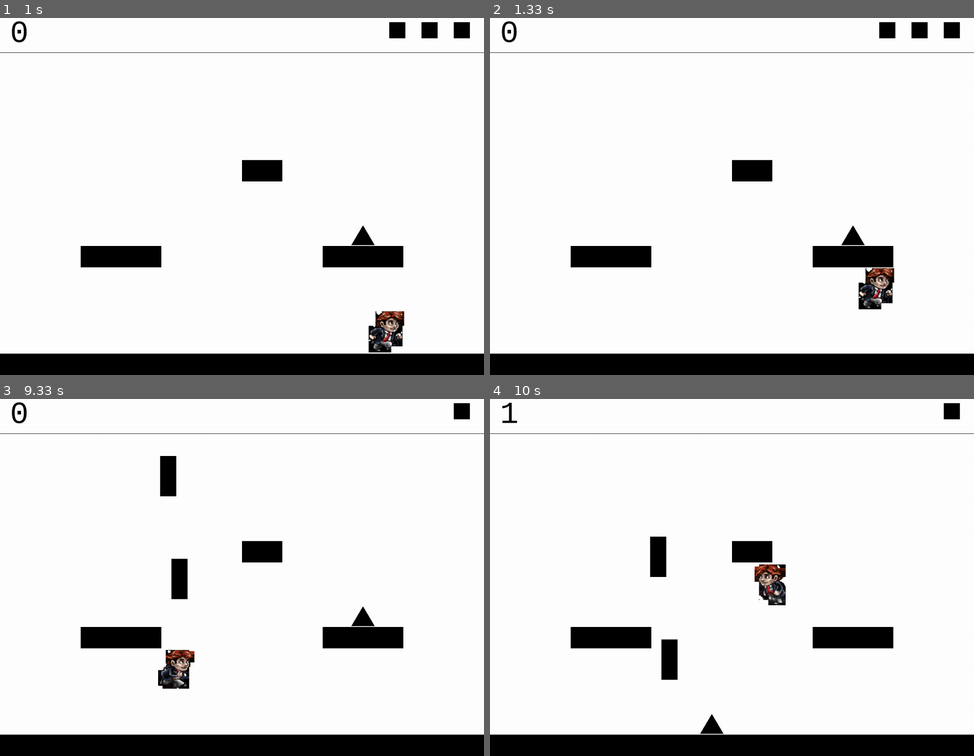
Above: before the commit, frames 1-4 (two rows, left to right).
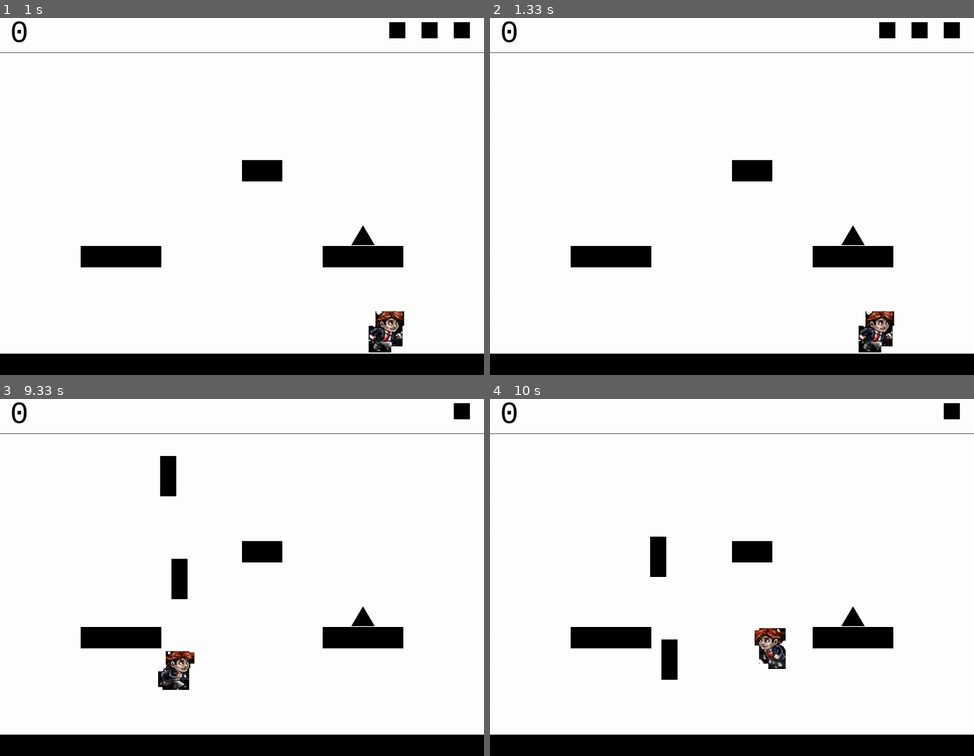
Above: after the commit, the same moments.

Repository: stevenacalhoun/geoplay
Game: pygame game, started from geometricPlay.py
Two runs of this game, one before a commit and one after it. Both use one fixed random seed, a clock stepped at 60 frames per second and the inputs below.
Inputs:
- Up to frame 1 (1 s): tap Enter at 0.33, 0.67 s
- Up to frame 2 (1.33 s): tap Space at 1 s
- Up to frame 3 (9.33 s): hold Right 1.33-1.8 s; hold Left 1.83-2.37 s; hold Left 2.4-2.8 s; hold Right 2.83-3.47 s; hold Left 3.5-3.97 s; hold Right 4-4.47 s; hold Right 4.5-4.97 s; hold Left 5-5.53 s; hold Left 5.57-5.97 s; hold Right 6-6.63 s; hold Left 6.67-7.13 s; hold Right 7.17-7.63 s; hold Right 7.67-8.13 s; hold Left 8.17-8.7 s; hold Left 8.73-9.13 s; hold Right from 9.17 s (still down); tap Space at 9.23 s
- Up to frame 4 (10 s): tap Space at 9.53, 9.9 s; release Right at 9.8 s; hold Left from 9.83 s (still down)

Frame 1 is identical in both runs. In frame 2, 1.4% of the frame differs, in the area x 76-84%, y 70-94%; in frame 3, 0.4%; in frame 4, 1.7%, in the area x 2-78%, y 0-94%.

Commit message:
Changed the way collisions work so now when you bump your head on a platform or boundary, you immediately start falling instead of hovering there for just a moment

Diff:
--- a/lib/sprites.py
+++ b/lib/sprites.py
@@ -121,8 +121,11 @@
         # Moving up
         if self.yMove < 0:
           self.rect.y = platform.rect.y + platform.height
+
+          # We've bumped our head, so immediately start moving downwards
+          self.yMove = 1
         # Moving down
-        if self.yMove > 0:
+        elif self.yMove > 0:
           self.jumpRecharged = True
           self.rect.y = platform.rect.y - self.height
 
@@ -146,6 +149,9 @@
     if (self.rect.y < HUD_HEIGHT):
       self.rect.y = HUD_HEIGHT + 1
 
+      # We've bumped our head, so immediately start moving downwards
+      self.yMove = 1
+
   def moveLeft(self):
     self.runningLeft = True
     self.xMove = -MCSQUARE_SPEED
